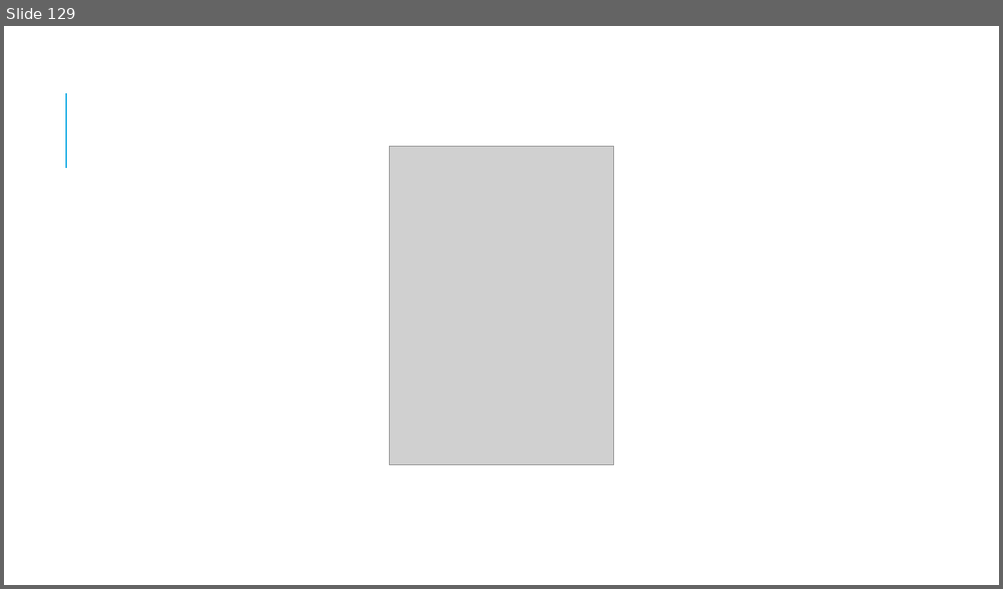
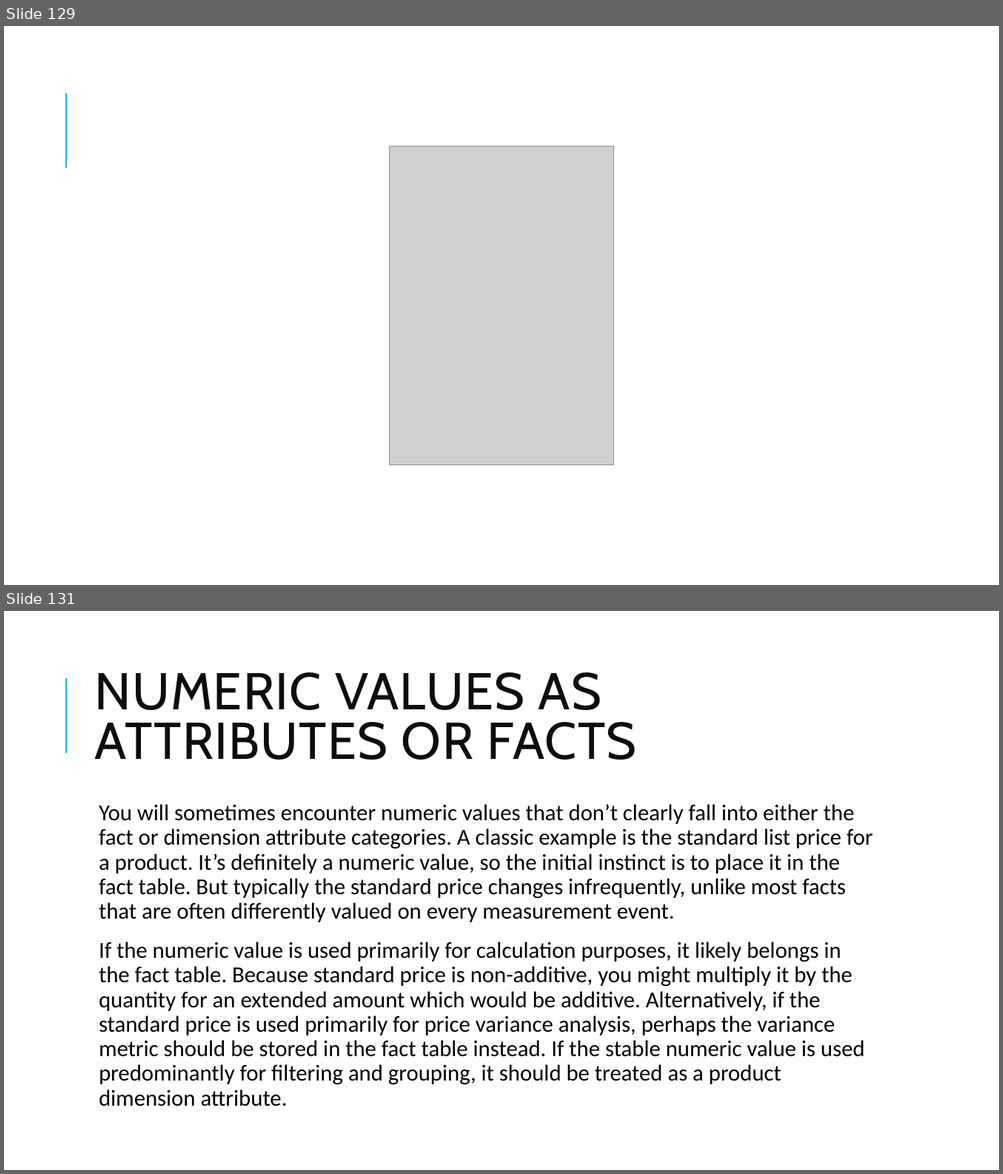
Before and after one commit to patrickbiesheuveltraining/datamodeling, a slide deck: Modeling techniques.pptx. Shown one above the other, each under a label of ours: slide 129 before the commit, slides 129 and 131 after it; the slides between them are not shown. The pictures are 1003x589 and 1003x1174 pixels, drawn with LibreOffice and Linux fonts; fonts in the diff are those of the drawing; grey boxes stand for pictures. Boxes give left, top, right and bottom in pixels: in the first picture for what was removed or moved away, otherwise in the second. Text is boxed around its words. In the diff, an @@ line names an element or a change of style, - is before the commit and + after.

```diff
--- a/Modeling techniques.pptx
+++ b/Modeling techniques.pptx
@@ slide 131 added at (4, 611, 999, 1170), background #FFFFFF; not listed: 1 template element that a slide beside it also shows @@
@@ title added at (95, 672, 637, 760), 50 pt, text #0D0D0D @@
+NUMERIC VALUES AS ATTRIBUTES OR FACTS
@@ text added at (99, 804, 873, 1107), 22 pt, text #000000 @@
+  You will sometimes encounter numeric values that don’t clearly fall into either the fact or dimension attribute categories. A classic example is the standard list price for a product. It’s definitely a numeric value, so the initial instinct is to place it in the fact table. But typically the standard price changes infrequently, unlike most facts that are often differently valued on every measurement event.
+  If the numeric value is used primarily for calculation purposes, it likely belongs in the fact table. Because standard price is non-additive, you might multiply it by the quantity for an extended amount which would be additive. Alternatively, if the standard price is used primarily for price variance analysis, perhaps the variance metric should be stored in the fact table instead. If the stable numeric value is used predominantly for filtering and grouping, it should be treated as a product dimension attribute.
```
Also in this commit, not shown: 15 other slides added.
